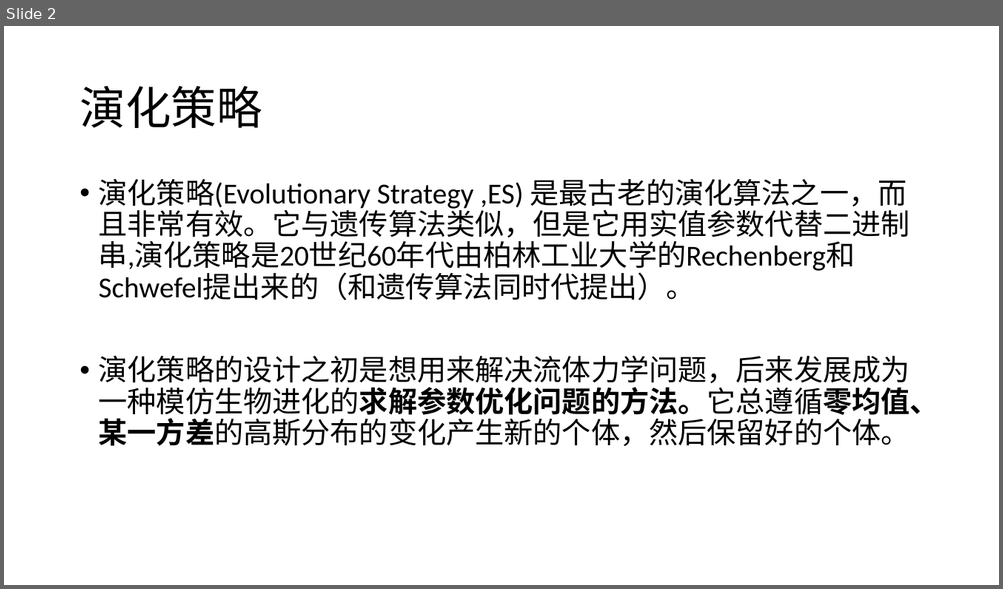
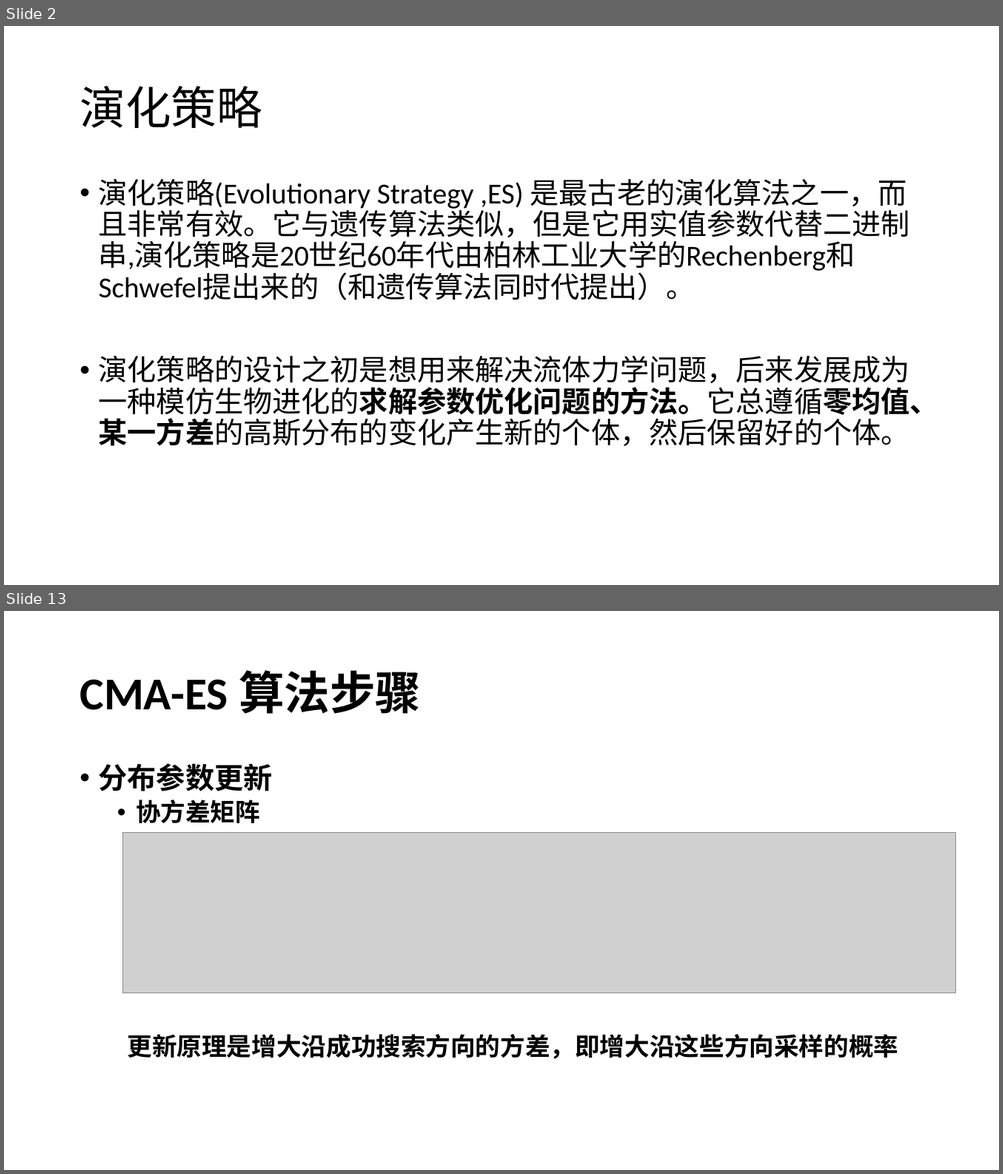
Before and after one commit to likaihz/EAS, a slide deck: LuTao—ES/slides.pptx. Shown one above the other, each under a label of ours: slide 2 before the commit, slides 2 and 13 after it; the slides between them are not shown. The pictures are 1003x589 and 1003x1174 pixels, drawn with LibreOffice and Linux fonts; fonts in the diff are those of the drawing; grey boxes stand for pictures. Boxes give left, top, right and bottom in pixels: in the first picture for what was removed or moved away, otherwise in the second. Text is boxed around its words. In the diff, an @@ line names an element or a change of style, - is before the commit and + after.

```diff
--- a/LuTao—ES/slides.pptx
+++ b/LuTao—ES/slides.pptx
@@ slide 13 added at <box>4,611,999,1170</box>, background #FFFFFF @@
@@ title added at <box>79,670,421,714</box>, 44 pt, text #000000, bold @@
+CMA-ES 算法步骤
@@ text added at <box>99,763,273,823</box>, 28 pt, text #000000, bold @@
+• 分布参数更新
+  • 协方差矩阵
@@ picture added at <box>122,832,956,994</box> @@
@@ text added at <box>128,1034,899,1059</box>, 24 pt, text #000000, bold @@
+  更新原理是增大沿成功搜索方向的方差，即增大沿这些方向采样的概率
```
Also in this commit, not shown: 2 slides changed, 13 other slides added, 1 slide removed, 1 other file.
